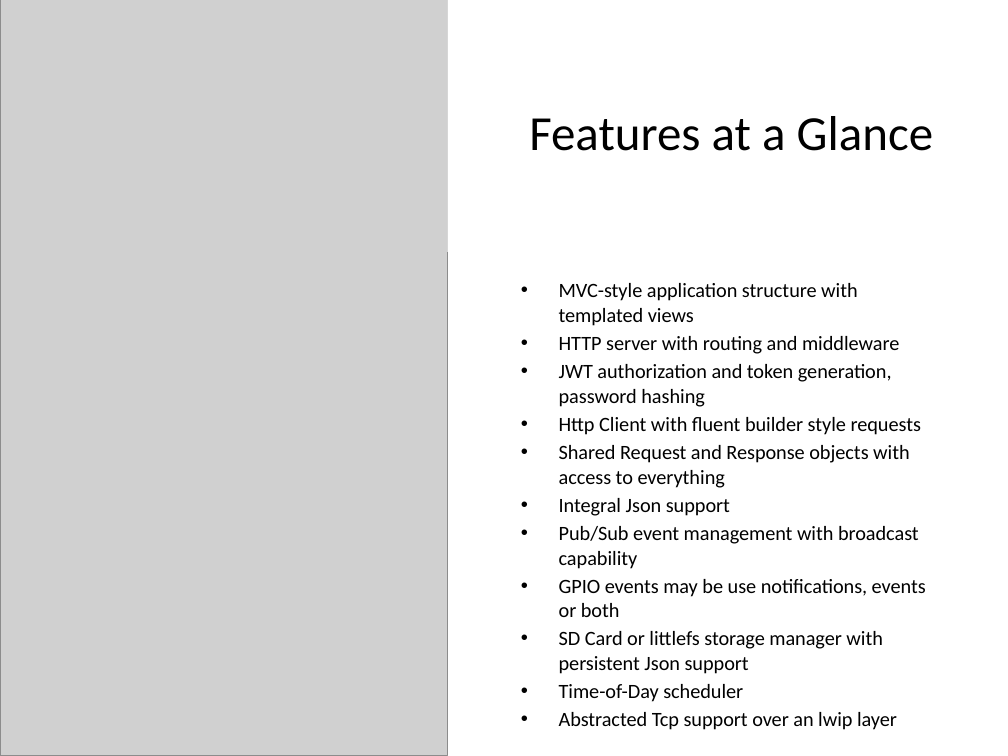
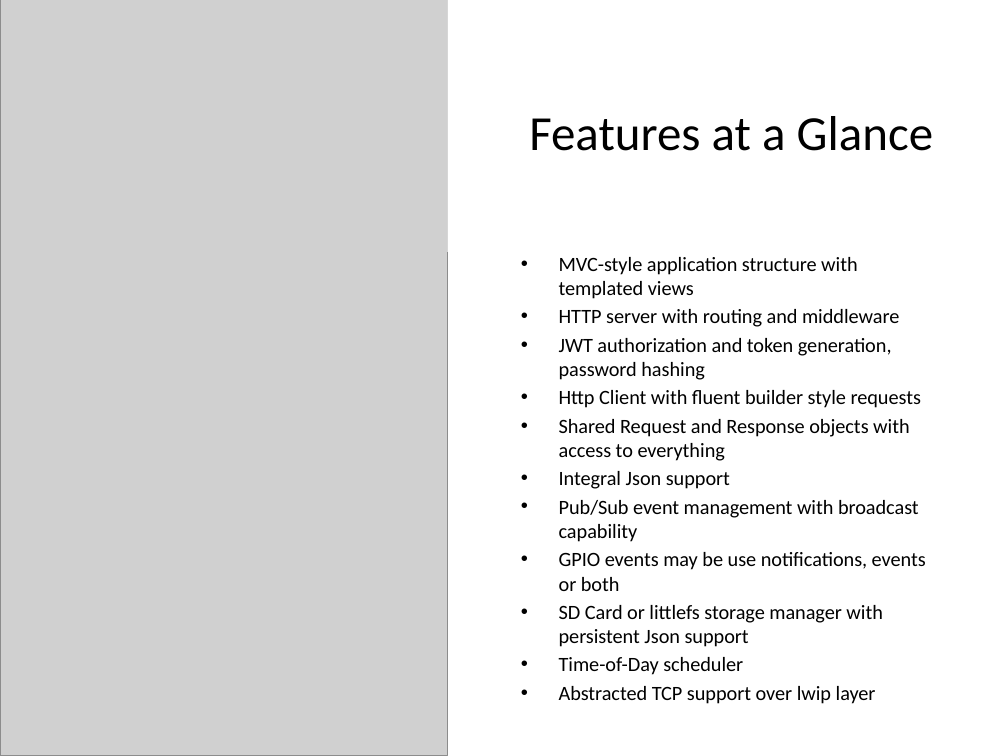
Before and after one commit to Pico-Framework/pico-framework, a slide deck: slide 6 of docs/picoframework_full_presentation_combined.pptx (slide 5 before the commit). Drawn at 1008x756 pixels with LibreOffice and Linux fonts; fonts in the diff are those of the drawing; grey boxes stand for pictures. Boxes give left, top, right and bottom in pixels: in the first picture for what was removed or moved away, otherwise in the second. Text is boxed around its words. In the diff, an @@ line names an element or a change of style, - is before the commit and + after.

```diff
--- a/docs/picoframework_full_presentation_combined.pptx
+++ b/docs/picoframework_full_presentation_combined.pptx
@@ text "MVC-style application structure with templated ...": place and size @@
-text "MVC-style application structure with templated ..." at [559, 308, 926, 730]
+text "MVC-style application structure with templated ..." at [559, 281, 926, 704]
@@ text at [559, 686, 876, 704]: text changed @@
-• Abstracted Tcp support over an lwip layer
+• Abstracted TCP support over lwip layer
```
Also in this commit, not shown: 8 other slides changed, 2 slides added, 2 other files.
